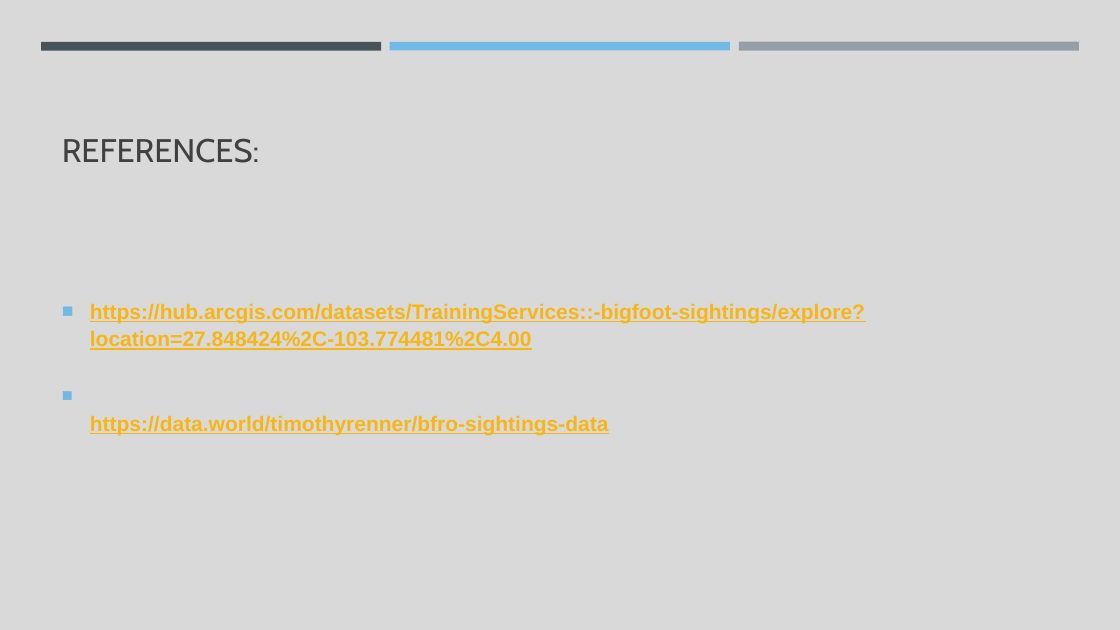
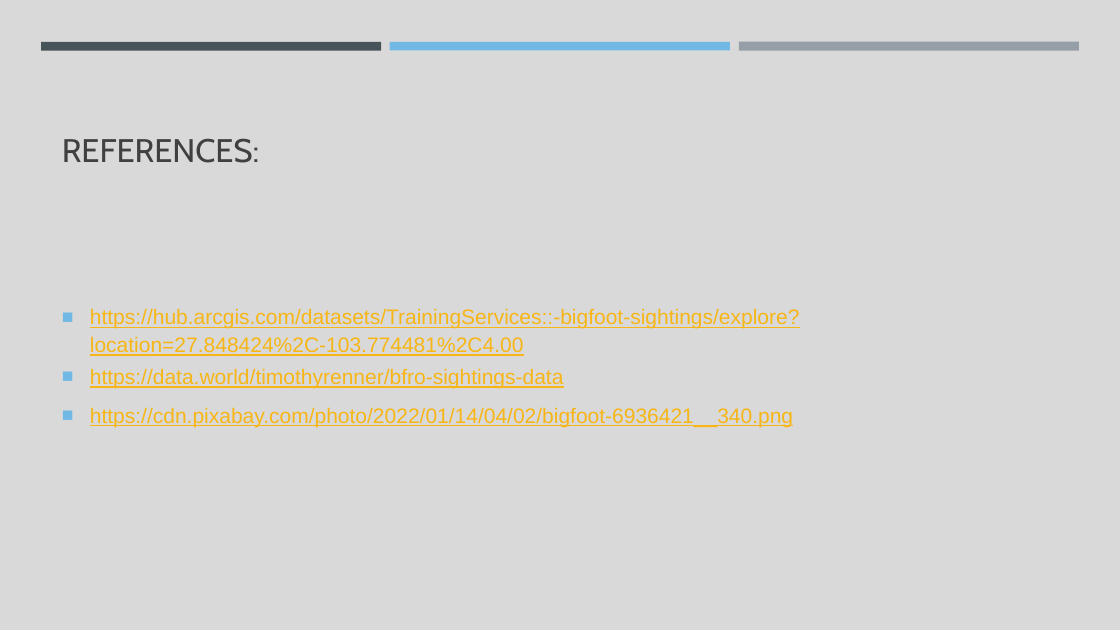
Before and after one commit to CBPher24/Where_has_bigfoot_been, a slide deck: slide 20 of Team 3.pptx (slide 15 before the commit). Drawn at 1120x630 pixels with LibreOffice and Linux fonts; fonts in the diff are those of the drawing. Boxes give left, top, right and bottom in pixels: in the first picture for what was removed or moved away, otherwise in the second. Text is boxed around its words. In the diff, an @@ line names an element or a change of style, - is before the commit and + after.

```diff
--- a/Team 3.pptx
+++ b/Team 3.pptx
@@ text at (90,308,800,389): bold off in "https://hub.arcgis.com/datasets/TrainingServices::-bigfoot-s ...", "https://data.world/timothyrenner/bfro-sightings-data" @@
@@ text at (90,407,793,428): paragraph added @@
+■ https://cdn.pixabay.com/photo/2022/01/14/04/02/bigfoot-6936421__340.png
```
Also in this commit, not shown: 7 other slides changed, 10 slides added, 4 slides removed, 4 other files.
